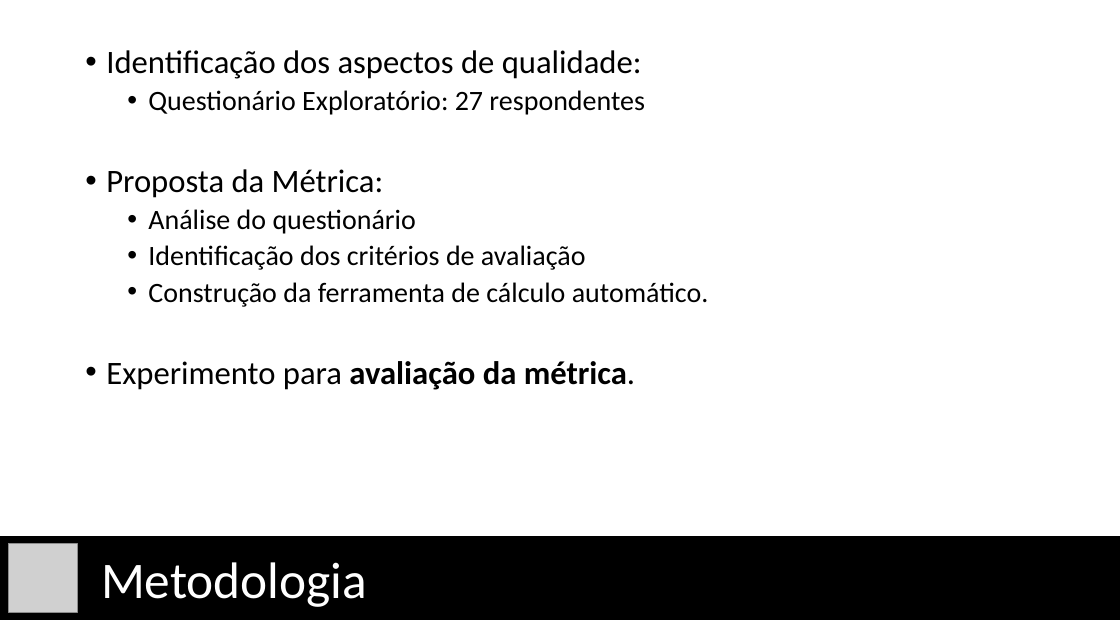
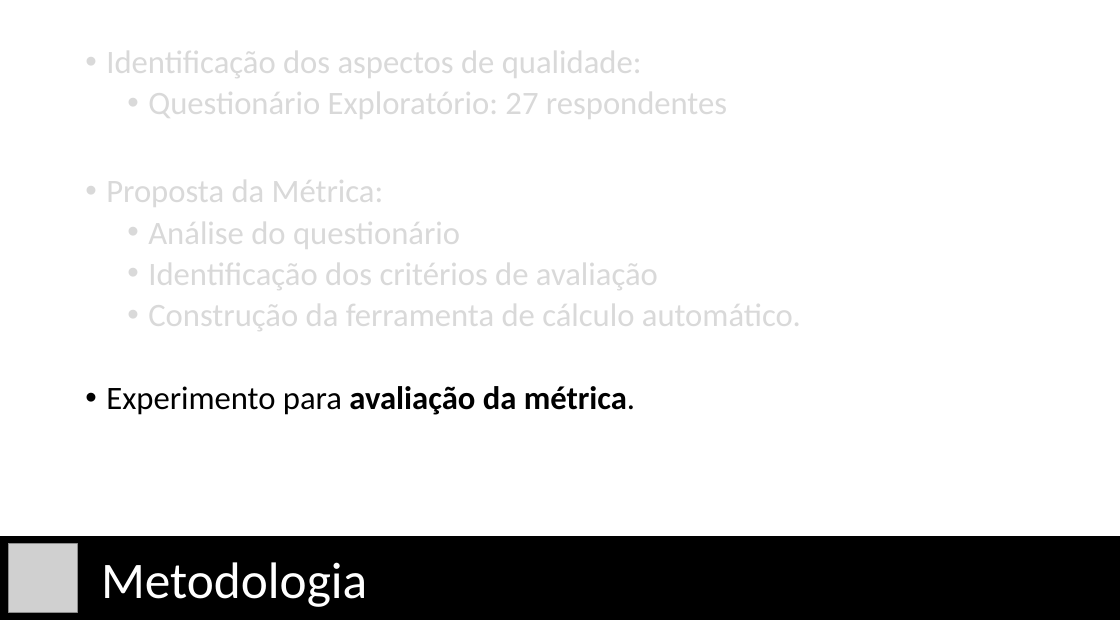
Before and after one commit to vcsalvador/TCC-I, a slide deck: slide 19 of Apresentação/Em Direção a uma Métrica de Qualidade e 2.pptx (slide 18 before the commit). Drawn at 1120x630 pixels with LibreOffice and Linux fonts; fonts in the diff are those of the drawing; grey boxes stand for pictures. Boxes give left, top, right and bottom in pixels: in the first picture for what was removed or moved away, otherwise in the second. Text is boxed around its words. In the diff, an @@ line names an element or a change of style, - is before the commit and + after.

```diff
--- a/Apresentação/Em Direção a uma Métrica de Qualidade e 2.pptx
+++ b/Apresentação/Em Direção a uma Métrica de Qualidade e 2.pptx
@@ text at (106,43,801,335): text colour #000000 to #D9D9D9 in "Identificação dos aspectos de qualidade:", "Questionário Exploratório: 27 respondentes", "Proposta da Métrica:", "Análise do questionário" and 2 more places; size 24 to 28 pt in "Questionário Exploratório: 27 respondentes", "Análise do questionário", "Identificação dos critérios de avaliação", "Construção da ferramenta de cálculo automático." @@
```
Also in this commit, not shown: 13 other slides changed, 3 slides added, 38 other files.
